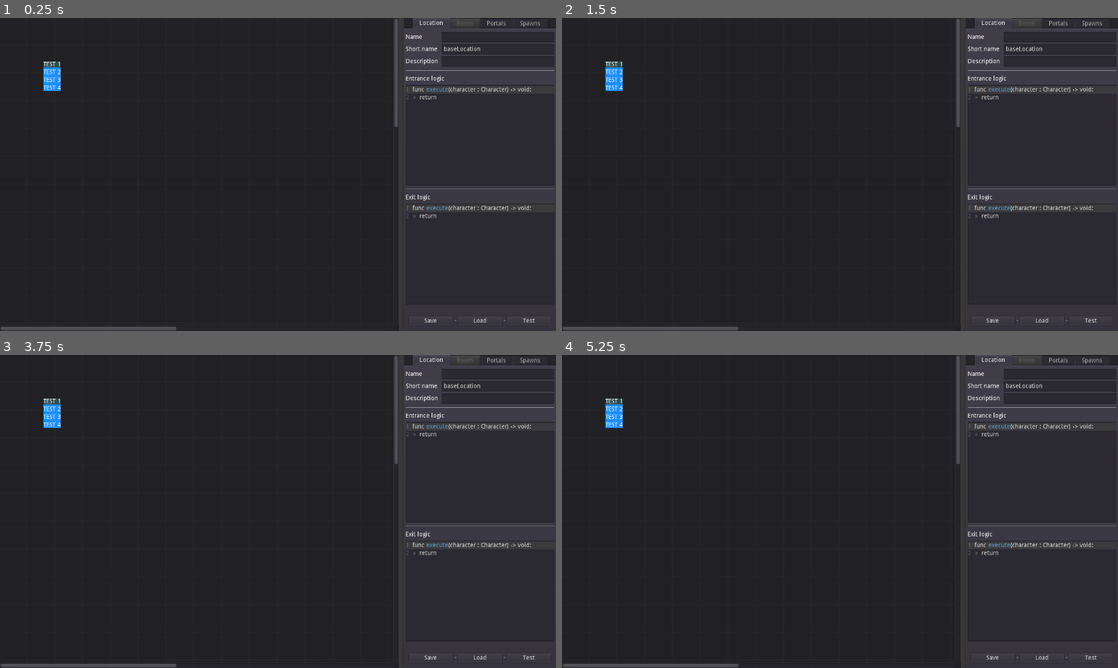
Above: before the commit, frames 1-4 (two rows, left to right).
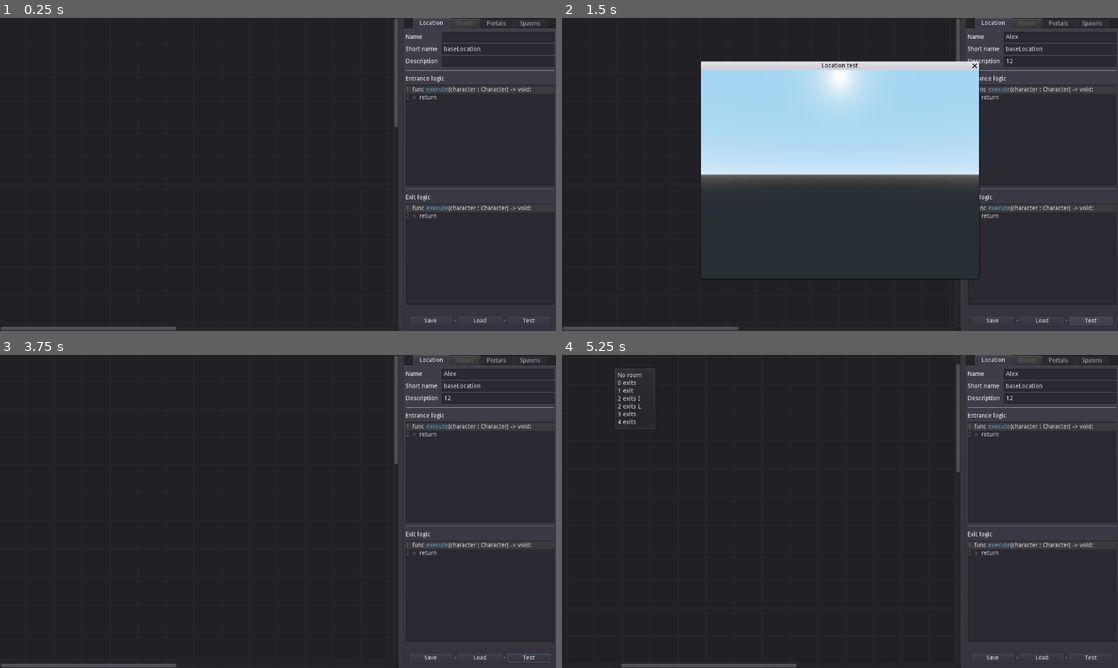
Above: after the commit, the same moments.

Repository: jbatistareis/d-engine
Game: Godot game, scene res://tools/location/locationEditor.tscn
Two runs of this game, one before a commit and one after it. Both use one fixed random seed, a clock stepped at 60 frames per second and the inputs below.
Inputs (mouse positions are in pixels of both pictures, inside the frame that each line leads up to):
- Up to frame 1 (0.25 s): no input
- Up to frame 2 (1.5 s): click (1062, 36) at 0.52 s; type "Alex" at 0.6 s; click (1062, 61) at 0.75 s; type "12" at 0.83 s; click "Test" at 1.25 s
- Up to frame 3 (3.75 s): click "Save" at 2 s; click "Load" at 2.75 s; tap Enter (ui_accept) at 3.5 s; move the mouse to (11, 367) at 3.52 s; hold Right (ui_right) from 3.53 s (still down); hold Home (ui_home) from 3.53 s (still down); click (11, 367) at 3.67 s
- Up to frame 4 (5.25 s): tap Enter (ui_accept) at 3.77, 3.8, 4.07, 4.35, 4.52, 4.82 s; move the mouse to (600, 367) at 4.27 s; release Right (ui_right) at 4.28 s; release Home (ui_home) at 4.28 s; hold Down (ui_down) 4.28-5 s; click (600, 367) at 4.42 s; tap Home (ui_home) at 4.55 s; click (617, 361) at 5 s, where only the run after the commit has a clickable "+"

The runs differ from the first frame. In frame 1, 0.3% of the frame differs, in the area x 7-11%, y 14-24%; in frame 2, 20%, in the area x 7-82%, y 5-84%; in frame 3, 0.4%; in frame 4, 0.8%.

Commit message:
menu state, base functionality

Diff:
--- a/logic/enums.gd
+++ b/logic/enums.gd
@@ -1,6 +1,6 @@
 class_name Enums
 
-enum States { BOOT, GAME_MENU, IDLE, MAIN_MENU, MOVE_BACKWARD, MOVE_FORWARD, ROTATE_LEFT, ROTATE_RIGHT, TITLE }
+enum States { BOOT, IDLE, MAIN_MENU, GAME_MENU, BATTLE_MENU, INVENTORY, EQUIPMENT, MOVE_BACKWARD, MOVE_FORWARD, ROTATE_LEFT, ROTATE_RIGHT, TITLE }
 
 enum DiceType { D4 = 4, D6 = 6, D8 = 8, D10 = 10, D12 = 12, D20 = 20, D100 = 100 }
 enum DiceOutcome { BEST, WITH_CONSEQUENCE, WORST }
--- /dev/null
+++ b/logic/game/states/battleMenuState.gd
@@ -0,0 +1,6 @@
+class_name BattleMenuState
+extends State
+
+
+func handleInput(event : InputEvent) -> void:
+	pass
--- /dev/null
+++ b/logic/game/states/equipmentState.gd
@@ -0,0 +1,6 @@
+class_name EquipmentState
+extends State
+
+
+func handleInput(event : InputEvent) -> void:
+	pass
--- a/logic/game/states/gameMenuState.gd
+++ b/logic/game/states/gameMenuState.gd
@@ -1,2 +1,55 @@
 class_name GameMenuState
 extends State
+
+
+func _init() -> void:
+	# TODO create a proper class
+	var menu1 = GuiWindowModel.new()
+	var menu2 = GuiWindowModel.new()
+
+	var button1 = GuiButtonModel.new()
+	var button2 = GuiButtonModel.new()
+	var button3 = GuiButtonModel.new()
+	var button4 = GuiButtonModel.new()
+
+	var button5 = GuiButtonModel.new()
+
+	button1.action = Enums.GuiAction.NEW_WINDOW
+	button1.newWindow = menu2
+
+	button1.text = 'TEST 1'
+	button2.text = 'TEST 2'
+	button3.text = 'TEST 3'
+	button4.text = 'TEST 4'
+
+	button5.text = 'TEST 5'
+
+	menu1.buttons.push_back(button1)
+	menu1.buttons.push_back(button2)
+	menu1.buttons.push_back(button3)
+	menu1.buttons.push_back(button4)
+	menu1.position = Vector2(100, 100)
+
+	menu2.buttons.push_back(button5)
+
+	Signals.emit_signal("guiOpenWindow", menu1)
+
+
+func handleInput(event : InputEvent) -> void:
+	if event.is_action_pressed("ui_up"):
+		Signals.emit_signal("guiUp")
+	elif event.is_action_pressed("ui_down"):
+		Signals.emit_signal("guiDown")
+	elif event.is_action_pressed("ui_left"):
+		Signals.emit_signal("guiLeft")
+	elif event.is_action_pressed("ui_right"):
+		Signals.emit_signal("guiRight")
+	elif event.is_action_pressed("ui_accept"):
+		Signals.emit_signal("guiSelect")
+	elif event.is_action_pressed("ui_cancel"):
+		Signals.emit_signal("guiCancel")
+	elif event.is_action_pressed("ui_home"):
+		Signals.emit_signal("guiCloseWindow")
+
+	if WindowManager.windowQueue.empty():
+		next = GameManager.getState(Enums.States.IDLE)
--- a/logic/game/states/idleState.gd
+++ b/logic/game/states/idleState.gd
@@ -14,3 +14,5 @@
 			next = GameManager.getState(Enums.States.ROTATE_LEFT)
 		elif event.is_action_pressed("ui_right"):
 			next = GameManager.getState(Enums.States.ROTATE_RIGHT)
+		elif event.is_action_pressed("ui_home"):
+			next = GameManager.getState(Enums.States.GAME_MENU)
--- /dev/null
+++ b/logic/game/states/inventoryState.gd
@@ -0,0 +1,6 @@
+class_name InventoryState
+extends State
+
+
+func handleInput(event : InputEvent) -> void:
+	pass
--- a/logic/managers/gameManager.gd
+++ b/logic/managers/gameManager.gd
@@ -14,29 +14,38 @@
 
 func getState(id : int) -> State:
 	match id:
-		Enums.States.BOOT:
-			return BootState.new()
-
-		Enums.States.GAME_MENU:
-			return GameMenuState.new()
-
 		Enums.States.IDLE:
 			return IdleState.new()
 
-		Enums.States.MAIN_MENU:
-			return MainMenuState.new()
-
 		Enums.States.MOVE_BACKWARD:
 			return MoveBackwardState.new()
-
-		Enums.States.MOVE_FORWARD:
-			return MoveForwardState.new()
 
 		Enums.States.ROTATE_LEFT:
 			return RotateLeftState.new()
 
 		Enums.States.ROTATE_RIGHT:
 			return RotateRightState.new()
+
+		Enums.States.MOVE_FORWARD:
+			return MoveForwardState.new()
+
+		Enums.States.BATTLE_MENU:
+			return BattleMenuState.new()
+
+		Enums.States.GAME_MENU:
+			return GameMenuState.new()
+
+		Enums.States.INVENTORY:
+			return InventoryState.new()
+
+		Enums.States.EQUIPMENT:
+			return EquipmentState.new()
+
+		Enums.States.BOOT:
+			return BootState.new()
+
+		Enums.States.MAIN_MENU:
+			return MainMenuState.new()
 
 		Enums.States.TITLE:
 			return TitleState.new()
--- a/logic/managers/windowManager.gd
+++ b/logic/managers/windowManager.gd
@@ -1,7 +1,6 @@
 extends Node
 
 var windowQueue : Array = []
-var currentWindow : GuiWindowModel
 
 
 func _init() -> void:
@@ -12,9 +11,9 @@
 func open(window : GuiWindowModel) -> void:
 	get_tree().get_nodes_in_group('gui')[0].addWindow(window)
 	windowQueue.push_front(window)
-	currentWindow = window
 
 
 func close() -> void:
-	windowQueue.pop_front()
-	currentWindow.queue_free()
+	if !windowQueue.empty():
+		get_tree().get_nodes_in_group('gui')[0].removeWindow(windowQueue.front())
+		windowQueue.pop_front()
--- a/project.godot
+++ b/project.godot
@@ -20,6 +20,11 @@
 "path": "res://data/commands/askPlayerBattleInputCommand.gd"
 }, {
 "base": "State",
+"class": "BattleMenuState",
+"language": "GDScript",
+"path": "res://logic/game/states/battleMenuState.gd"
+}, {
+"base": "State",
 "class": "BootState",
 "language": "GDScript",
 "path": "res://logic/game/states/bootState.gd"
@@ -79,6 +84,11 @@
 "language": "GDScript",
 "path": "res://logic/enums.gd"
 }, {
+"base": "State",
+"class": "EquipmentState",
+"language": "GDScript",
+"path": "res://logic/game/states/equipmentState.gd"
+}, {
 "base": "Command",
 "class": "ExecuteMoveCommand",
 "language": "GDScript",
@@ -104,6 +114,11 @@
 "language": "GDScript",
 "path": "res://visuals/gui/model/guiButtonModel.gd"
 }, {
+"base": "Reference",
+"class": "GuiColors",
+"language": "GDScript",
+"path": "res://visuals/gui/guiColors.gd"
+}, {
 "base": "Control",
 "class": "GuiWindowModel",
 "language": "GDScript",
@@ -118,6 +133,11 @@
 "class": "Inventory",
 "language": "GDScript",
 "path": "res://logic/characters/inventory.gd"
+}, {
+"base": "State",
+"class": "InventoryState",
+"language": "GDScript",
+"path": "res://logic/game/states/inventoryState.gd"
 }, {
 "base": "Entity",
 "class": "Item",
@@ -232,6 +252,7 @@
 _global_script_class_icons={
 "Armor": "",
 "AskPlayerBattleInputCommand": "",
+"BattleMenuState": "",
 "BootState": "",
 "Character": "",
 "CharacterQuery": "",
@@ -244,14 +265,17 @@
 "EntityLoader": "",
 "EntitySaver": "",
 "Enums": "",
+"EquipmentState": "",
 "ExecuteMoveCommand": "",
 "Fact": "",
 "GameMenuState": "",
 "GamePaths": "",
 "GuiButtonModel": "",
+"GuiColors": "",
 "GuiWindowModel": "",
 "IdleState": "",
 "Inventory": "",
+"InventoryState": "",
 "Item": "",
 "Location": "",
 "MainMenuState": "",
--- a/tools/location/window.gd
+++ b/tools/location/window.gd
@@ -14,29 +14,6 @@
 	$HSplitContainer/properties/TabContainer/Location/VBoxContainer/HBoxContainer/btnTest.connect("button_up", self, "testLocation")
 
 	LocationEditorSignals.connect("selectedRoom", self, "editRoom")
-
-
-	var menu = GuiWindowModel.new()
-	var button1 = GuiButtonModel.new()
-	var button2 = GuiButtonModel.new()
-	var button3 = GuiButtonModel.new()
-	var button4 = GuiButtonModel.new()
-
-	button1.action = Enums.GuiAction.NEW_WINDOW
-	button1.newWindow = GuiWindowModel.new()
-
-	button1.text = 'TEST 1'
-	button2.text = 'TEST 2'
-	button3.text = 'TEST 3'
-	button4.text = 'TEST 4'
-
-	menu.buttons.push_back(button1)
-	menu.buttons.push_back(button2)
-	menu.buttons.push_back(button3)
-	menu.buttons.push_back(button4)
-	menu.position = Vector2(100, 100)
-
-	Signals.emit_signal("guiOpenWindow", menu)
 
 
 func setLocation(value : Location) -> void:
--- /dev/null
+++ b/visuals/gui/guiColors.gd
@@ -0,0 +1,5 @@
+class_name GuiColors
+
+const BG_COLOR : Color = Color.dodgerblue
+const HOVER_COLOR : Color = Color.darkslategray
+const TEXT_COLOR : Color = Color.white
--- a/visuals/gui/model/guiButtonModel.gd
+++ b/visuals/gui/model/guiButtonModel.gd
@@ -1,7 +1,7 @@
 class_name GuiButtonModel
 extends Control
 
-var action : int = Enums.GuiAction.CONFIRM
+var action : int = Enums.GuiAction.CANCEL
 
 # misc metadata
 var text : String = ''
@@ -20,6 +20,10 @@
 var slideLabels : Array = []
 var slideValues : Array = []
 var slideIndex : int = 0
+
+
+func _init() -> void:
+	label.set("custom_colors/font_color", GuiColors.TEXT_COLOR)
 
 
 func _ready() -> void:
@@ -44,7 +48,7 @@
 
 func _process(delta : float) -> void:
 	if hover:
-		bg.color = Color.darkslategray
+		bg.color = GuiColors.HOVER_COLOR
 	else:
 		bg.color = Color.transparent
 
--- a/visuals/gui/model/guiWindowModel.gd
+++ b/visuals/gui/model/guiWindowModel.gd
@@ -20,7 +20,7 @@
 	Signals.connect("guiDown", self, "action", [InputType.DOWN])
 	Signals.connect("guiSelect", self, "select")
 
-	bg.color = Color.dodgerblue
+	bg.color = GuiColors.BG_COLOR
 	bg.anchor_bottom = 1
 	bg.anchor_right = 1
 	vBox.alignment = BoxContainer.ALIGN_CENTER
@@ -30,7 +30,9 @@
 	for button in buttons:
 		vBox.add_child(button)
 
-	buttons[buttonIndex].hover = true
+	# TODO remove
+	if !buttons.empty():
+		buttons[buttonIndex].hover = true
 
 	add_child(bg)
 	add_child(vBox)
@@ -42,7 +44,7 @@
 
 func action(inputAction : int) -> void:
 	if isCurrentWindow():
-		var newIndex = (buttonIndex + inputAction) % buttons.size()
+		var newIndex = (buttonIndex - inputAction) % buttons.size()
 
 		buttons[buttonIndex].hover = false
 		buttonIndex = newIndex if (newIndex >= 0) else (buttons.size() - 1)
@@ -51,6 +53,7 @@
 
 func select() -> void:
 	if isCurrentWindow():
+		yield(get_tree(), "idle_frame")
 		buttons[buttonIndex].action()
 
 
--- a/visuals/gui/overlay.gd
+++ b/visuals/gui/overlay.gd
@@ -9,14 +9,15 @@
 
 
 func addWindow(window : GuiWindowModel) -> void:
-	var newWindowPosition = Vector2.ZERO
-
 	if !WindowManager.windowQueue.empty():
 		var currentWindow = WindowManager.windowQueue.front()
-		newWindowPosition = currentWindow.rect_position
-		newWindowPosition += Vector2(
-			currentWindow.rect_size.x / 1.5,
+		window.position = currentWindow.rect_position
+		window.position += Vector2(
+			currentWindow.rect_size.x * 1.2,
 			0)
 
-	window.rect_position = newWindowPosition
 	add_child(window)
+
+
+func removeWindow(window : GuiWindowModel) -> void:
+	remove_child(window)
